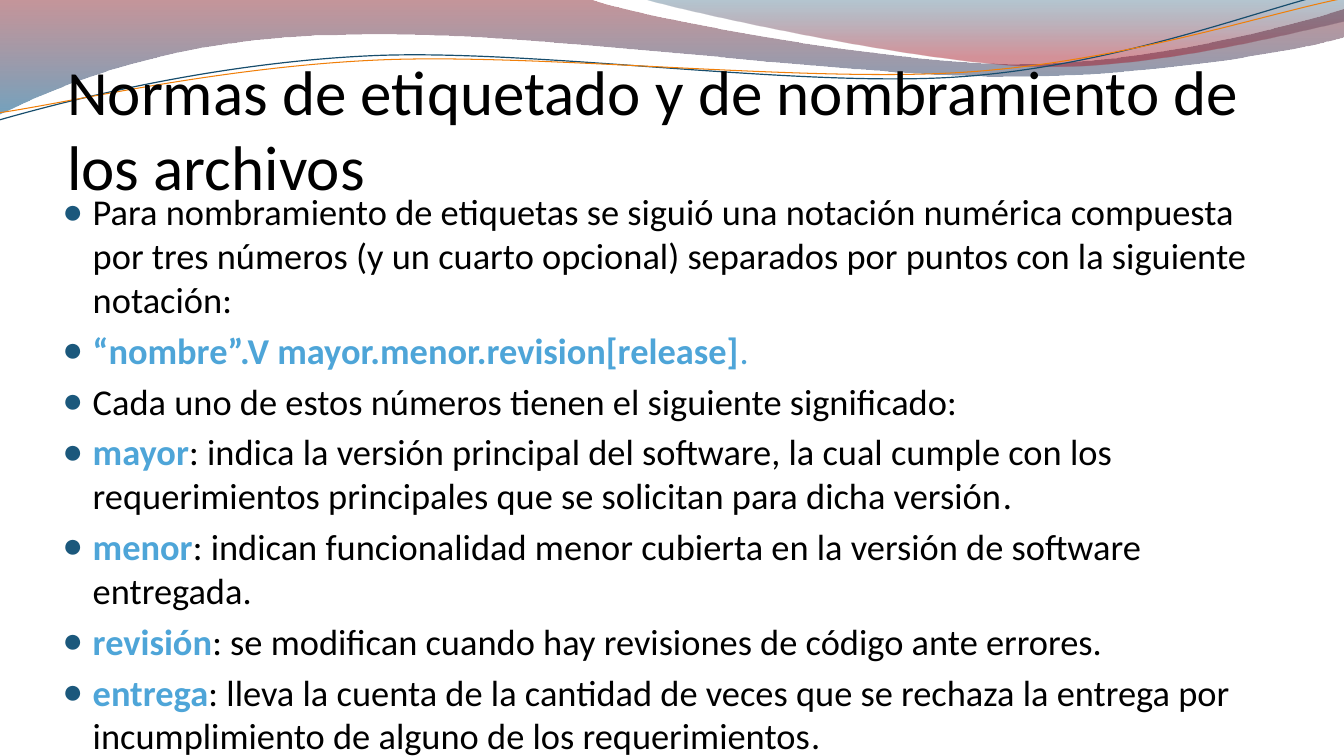
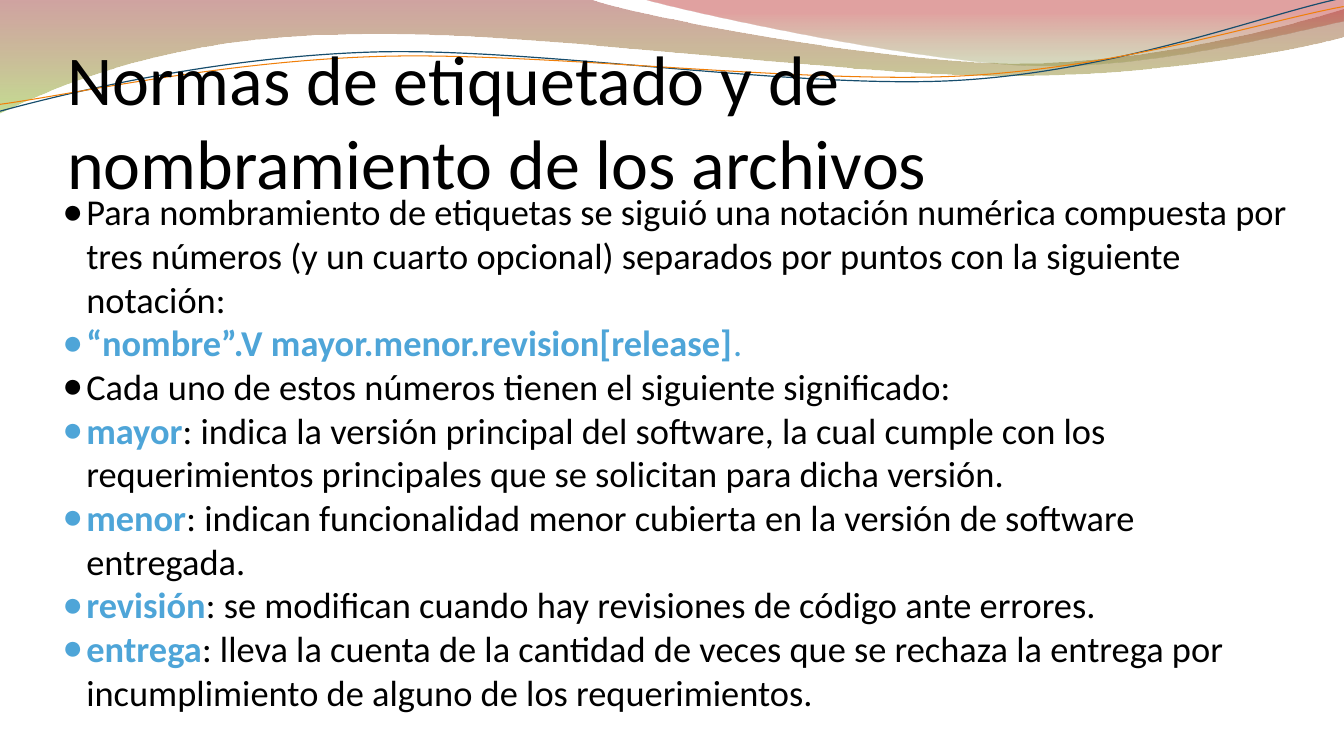
Before and after one commit to jerebenitez/2017-UNC-IngSoft-cmd, a slide deck: slide 7 of docs/Pesentación.pptx (slide 6 before the commit). Drawn at 1344x756 pixels with LibreOffice and Linux fonts; fonts in the diff are those of the drawing; background and template pictures are left out. Boxes give left, top, right and bottom in pixels: in the first picture for what was removed or moved away, otherwise in the second. Text is boxed around its words. In the diff, an @@ line names an element or a change of style, - is before the commit and + after.

```diff
--- a/docs/Pesentación.pptx
+++ b/docs/Pesentación.pptx
@@ freeform shape at [0, 0, 1344, 114]: fill gradient #7E1621 to #005689 to gradient #973330 to #95C238; outline redrawn @@
@@ freeform shape: place and size @@
-freeform shape at [0, 0, 1344, 125]
+freeform shape at [0, 0, 1344, 118]
@@ freeform shape at [0, 0, 1344, 118]: outline #184E6D 0.85 pt to #174D6D 0.85 pt @@
@@ freeform shape: place and size @@
-freeform shape at [0, 0, 1344, 120]
+freeform shape at [0, 6, 1344, 113]
@@ freeform shape at [0, 6, 1344, 113]: outline #F07F09 0.75 pt to #F07F09 0.74 pt @@
@@ freeform shape at [644, 0, 1344, 70]: fill gradient #094467 to #A10F1F to gradient #769537 to #BE3330; outline redrawn @@
@@ text "Normas de etiquetado y de ..." at [67, 47, 927, 206]: size 45 to 50 pt @@
@@ text "Para nombramiento de etiquetas se ..." at [86, 199, 1286, 713]: indent changed; less space between paragraphs @@
```
Also in this commit, not shown: 23 other slides changed, 1 slide added.
